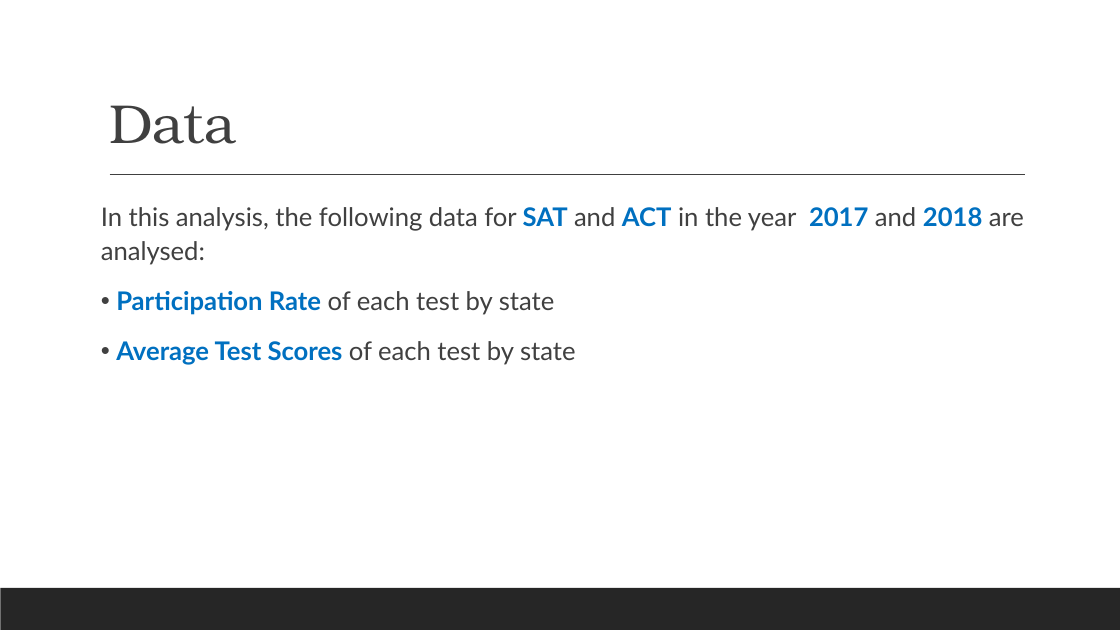
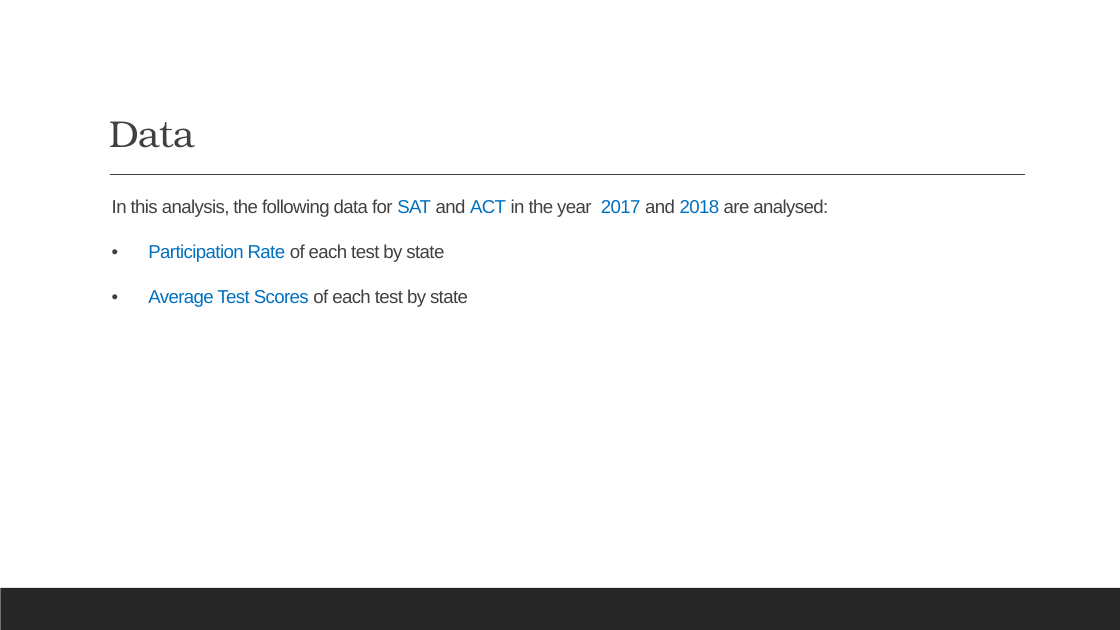
Before and after one commit to leungesther/DSI-Projects, a slide deck: slide 3 of Project-1-SAT-and-ACT-Analysis/SAT & ACT Analysis_presentation.pptx. Drawn at 1120x630 pixels with LibreOffice and Linux fonts; fonts in the diff are those of the drawing. Boxes give left, top, right and bottom in pixels: in the first picture for what was removed or moved away, otherwise in the second. Text is boxed around its words. In the diff, an @@ line names an element or a change of style, - is before the commit and + after.

```diff
--- a/Project-1-SAT-and-ACT-Analysis/SAT & ACT Analysis_presentation.pptx
+++ b/Project-1-SAT-and-ACT-Analysis/SAT & ACT Analysis_presentation.pptx
@@ title "Data" at [109,121,195,148]: size 47 to 32 pt @@
@@ text "In this analysis, the following ...": place and size @@
-text "In this analysis, the following ..." at [101,207,1024,365]
+text "In this analysis, the following ..." at [112,199,828,307]
@@ text "In this analysis, the following ..." at [112,199,828,307]: size 22 to 16 pt, font Lato to Arial, letter spacing 0 to -0.5 pt; bold off in "SAT ACT 2017 2018", "Participation Rate", "Average Test Scores"; line spacing 1.1 to 0.9; less space between paragraphs; indent changed @@
```
Also in this commit, not shown: 6 other slides changed, 1 slide added, 3 other files.
